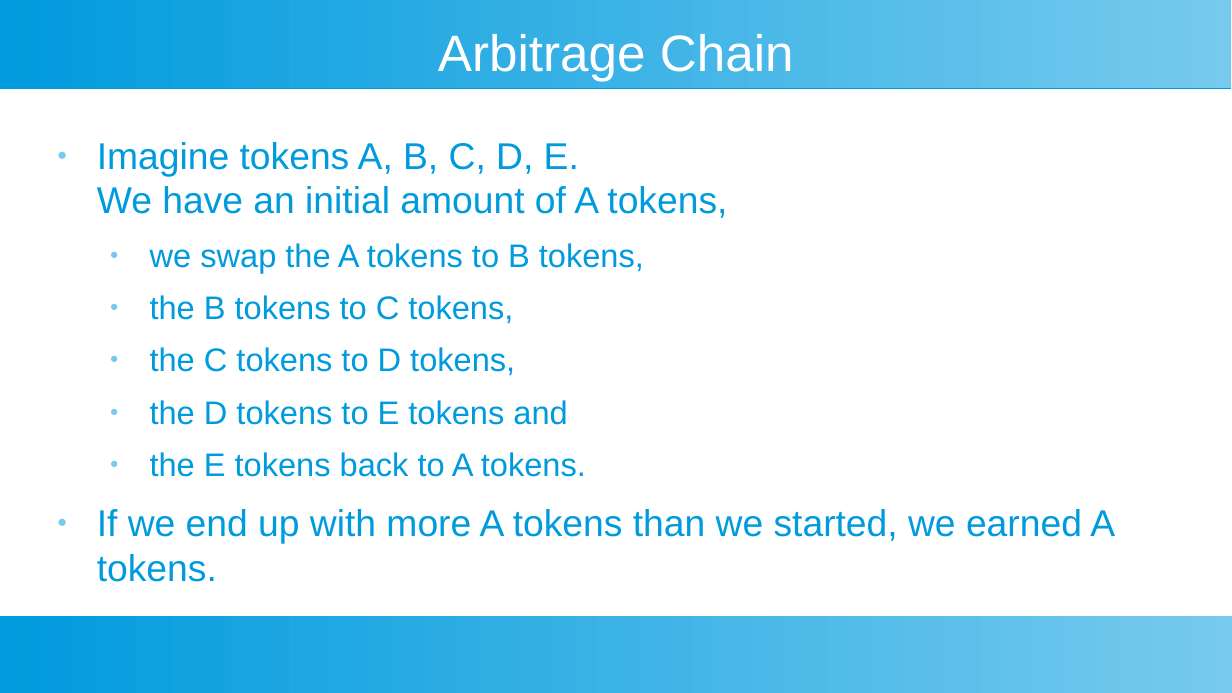
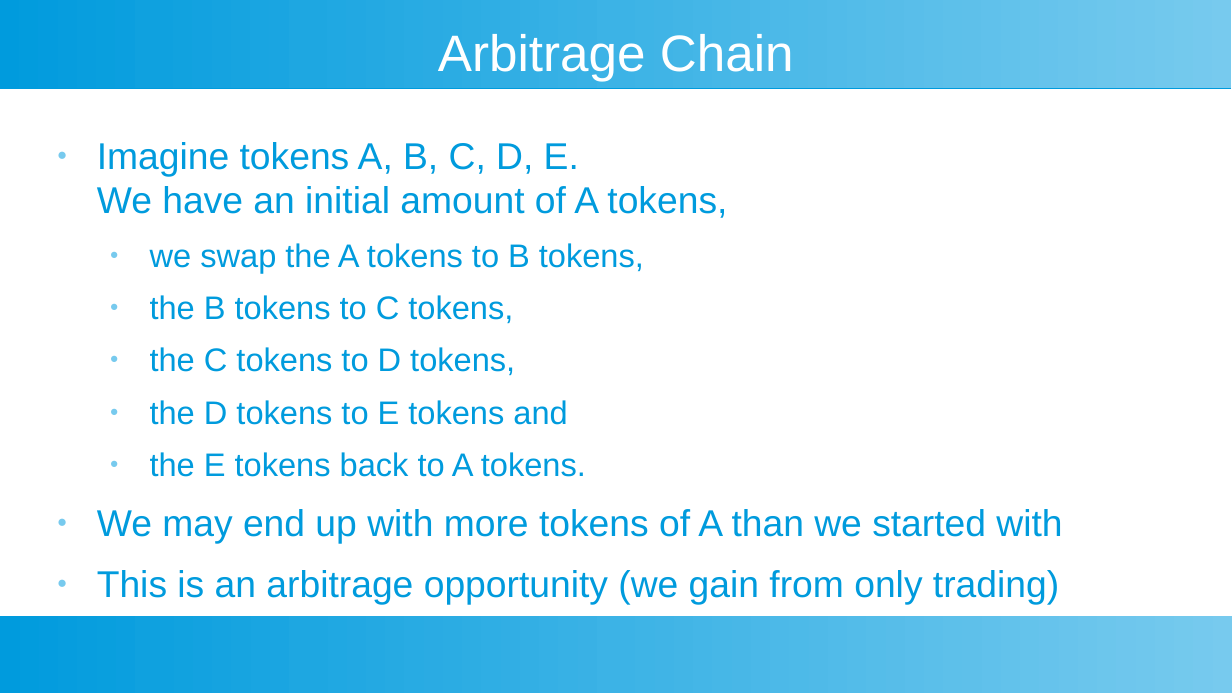
Before and after one commit to toongeorges/cryptoshares, a slide deck: slide 23 of design.odp (slide 13 before the commit). Drawn at 1232x693 pixels with LibreOffice and Linux fonts; fonts in the diff are those of the drawing. Boxes give left, top, right and bottom in pixels: in the first picture for what was removed or moved away, otherwise in the second. Text is boxed around its words. In the diff, an @@ line names an element or a change of style, - is before the commit and + after.

```diff
--- a/design.odp
+++ b/design.odp
@@ text at [97,509,1062,605]: text changed @@
-● If we end up with more A tokens than we started, we earned A tokens.
+● We may end up with more tokens of A than we started with
+● This is an arbitrage opportunity (we gain from only trading)
```
Also in this commit, not shown: 6 other slides changed, 28 slides added, 1 slide removed.
